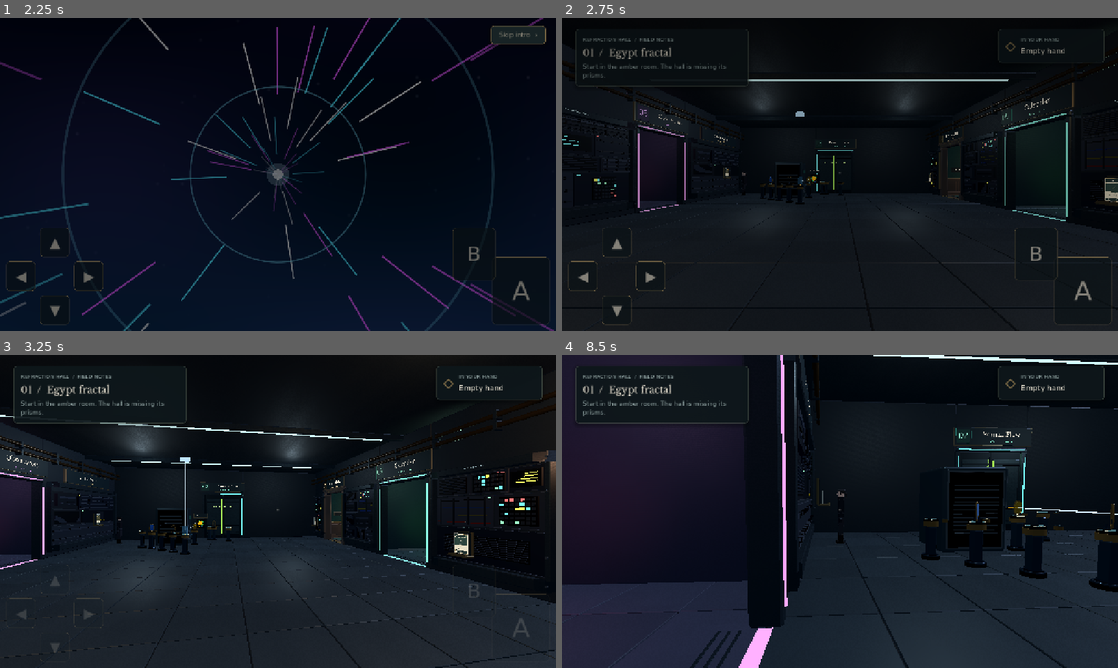
Above: before the commit, frames 1-4 (two rows, left to right).
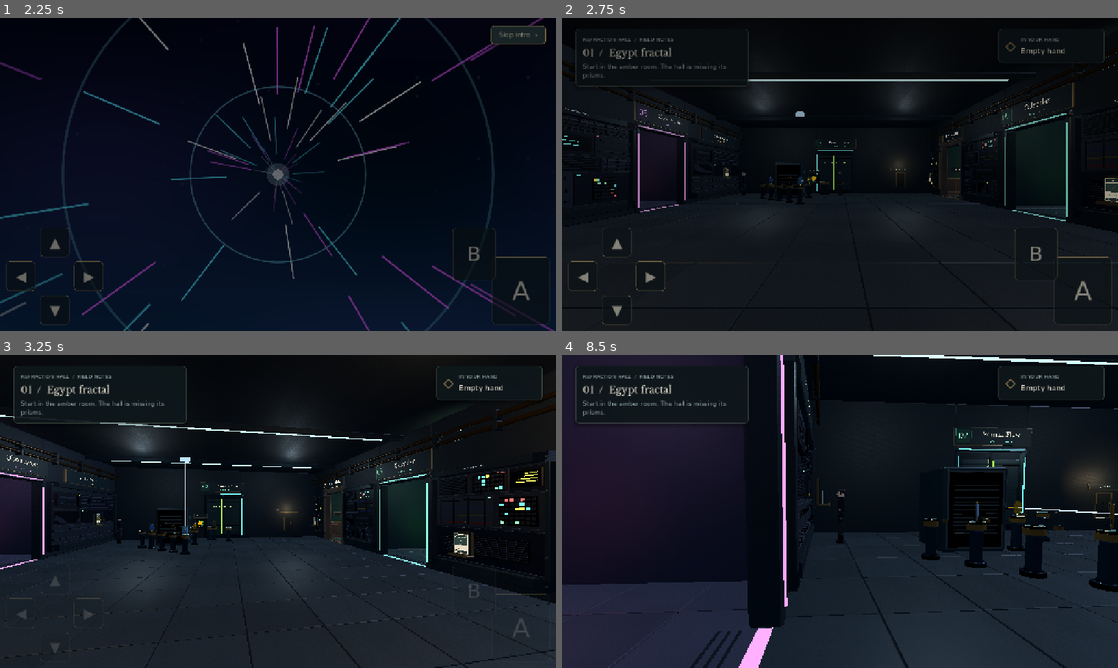
Above: after the commit, the same moments.

Repository: amberwhitehead/pass-the-game
Game: Godot game, scene res://scenes/title/title.tscn
Two runs of this game, one before a commit and one after it. Both use one fixed random seed, a clock stepped at 60 frames per second and the inputs below.
Inputs (mouse positions are in pixels of both pictures, inside the frame that each line leads up to):
- Up to frame 1 (2.25 s): click "New game" at 0.5 s; click "Skip intro ›" at 1.25 s; click "Skip intro ›" at 2 s
- Up to frame 2 (2.75 s): no input
- Up to frame 3 (3.25 s): tap Enter at 2.75 s; move the mouse to (400, 495) at 2.77 s; hold Right (move_right) from 2.78 s (still down); hold E (interact) from 2.78 s (still down); click (400, 495) at 2.92 s; tap Space (jump) at 3.02 s; tap G at 3.05 s
- Up to frame 4 (8.5 s): move the mouse to (812, 511) at 3.52 s; release Right (move_right) at 3.53 s; release E (interact) at 3.53 s; hold W (move_up) 3.53-8.03 s; tap G at 3.6, 6.05, 6.6 s; click (812, 511) at 3.67 s; tap Space (jump) at 3.77, 5.27, 6.02, 6.77, 8, 8.27 s; tap Enter at 3.8, 4.35, 6.8, 7.35 s; move the mouse to (851, 505) at 4.27 s; click (851, 505) at 4.42 s; tap F at 4.55, 5.1, 7.55, 8.1 s; move the mouse to (834, 517) at 5.02 s; click (834, 517) at 5.17 s; tap E (interact) at 5.3, 8.3 s; move the mouse to (878, 514) at 5.77 s; hold E (interact) 5.78-6.53 s; click (878, 514) at 5.92 s; move the mouse to (795, 508) at 6.52 s; click (795, 508) at 6.67 s; move the mouse to (845, 511) at 7.27 s; click (845, 511) at 7.42 s; move the mouse to (817, 505) at 8.02 s; hold Right (move_right) from 8.03 s (still down); click (817, 505) at 8.17 s

Frame 1 is identical in both runs. In frame 2, less than 0.1% of the frame differs, in the area x 59-62%, y 45-54%; in frame 3, 0.3%; in frame 4, 0.7%, in the area x 90-100%, y 34-53%.

Commit message:
Add a secret-room Easter egg below the hall
An unusual brass-framed panel with a handle sits on the hall's east
wall near the south-east corner, lit, under the inscription "Not every
room has a number." Inspecting it with the normal Interact control moves
the player to a small empty room far below the hall, facing two signs,
beside a "Return to the hall" panel that brings them back.

The move happens in the physics step with collision untouched: velocity
and held input are cleared, interpolation reset, and the player's
position, facing and pitch restored on return (or the hall entrance if
that spot is blocked). Visits are scene-local; saves, carried items and
progress are untouched. The room is left empty for future developers.

Co-Authored-By: Claude Opus 5.5 <noreply@anthropic.com>

Diff:
--- /dev/null
+++ b/godot/scenes/escape/secret_room.gd
@@ -0,0 +1,175 @@
+extends Node3D
+## An optional Easter egg: an unusual panel on the hall's east wall, near the south-east
+## corner, under the inscription "Not every room has a number." Inspecting it moves the
+## player to a small room far below the hall; a panel there returns them.
+##
+## The room is deliberately empty for future developers to build on: add to `room`
+## (local origin = the room's floor centre). Visits are scene-local; nothing is saved.
+## Teleports happen in the physics step with collision untouched; the player's
+## position, facing and pitch are remembered and restored, or the hall entrance is used
+## if that spot is blocked.
+
+const Geometry := preload("res://scenes/escape/hub_geometry.gd")
+const Sign := preload("res://ui/world_sign.gd")
+
+## Panel on the east wall's inner face, south of Door 2, facing into the hall.
+const PANEL_AT := Vector3(10.86, 0, 5.4)
+const PANEL_YAW := -PI / 2
+## The room sits well below the hall floor (which is solid and 0.24 m thick).
+const ROOM_AT := Vector3(0, -6, 0)
+const ROOM_HALF := 3.0
+const ROOM_HEIGHT := 3.2
+const ARRIVAL := Vector3(0, 0.02, 1.5)  # Room-local: clear of every wall, facing the signs.
+const ARRIVAL_YAW := 0.0  # Facing -Z, the north wall with the signs.
+const HALL_ENTRANCE := {"position": Vector3(-9.5, 0.02, 0.4), "yaw": -PI / 2, "pitch": 0.0}
+
+var inside := false
+var entrance: Interactable
+var exit: Interactable
+var room: Node3D
+var _player: Player
+var _pending := 0  # +1 go in, -1 come back, applied in the next physics step.
+var _return := {}
+
+
+func configure(player: Player) -> void:
+	_player = player
+
+
+func _ready() -> void:
+	name = "SecretRoom"
+	_build_entrance()
+	_build_room()
+
+
+func _physics_process(_delta: float) -> void:
+	if _pending == 0 or not is_instance_valid(_player):
+		return
+	var going_in := _pending > 0
+	_pending = 0
+	if going_in:
+		_return = {"position": _player.global_position, "yaw": _player.rotation.y,
+			"pitch": _player.camera.rotation.x}
+		_place(room.to_global(ARRIVAL), ARRIVAL_YAW, 0.0)
+		inside = true
+	else:
+		var spot: Dictionary = _return
+		if spot.is_empty() or _blocked(spot.position + Vector3.UP * .02):
+			spot = HALL_ENTRANCE
+		_place(spot.position + Vector3.UP * .02, spot.yaw, spot.pitch)
+		inside = false
+
+
+func _place(at: Vector3, yaw: float, pitch: float) -> void:
+	_player.global_position = at
+	_player.rotation.y = yaw
+	_player.camera.rotation.x = pitch
+	_player.velocity = Vector3.ZERO
+	_player._look_finger = -1
+	_player.suppress_held_inputs()  # A key held through the move does nothing until released.
+	_player.reset_physics_interpolation()
+
+
+## True if the player's own capsule would overlap solid geometry at `at`.
+func _blocked(at: Vector3) -> bool:
+	var collider := _player.get_node("Shape") as CollisionShape3D
+	var query := PhysicsShapeQueryParameters3D.new()
+	query.shape = collider.shape
+	query.transform = Transform3D(Basis.IDENTITY, at + collider.position)
+	query.exclude = [_player.get_rid()]
+	query.collide_with_areas = false
+	return not get_world_3d().direct_space_state.intersect_shape(query, 1).is_empty()
+
+
+func _request(direction: int) -> void:
+	if _pending == 0:
+		_pending = direction
+
+
+func _build_entrance() -> void:
+	var corner := Node3D.new()
+	corner.name = "UnusualPanel"
+	corner.position = PANEL_AT
+	corner.rotation.y = PANEL_YAW
+	add_child(corner)
+	entrance = _panel(corner, "Inspect unusual panel", 1)
+	Sign.plaque(corner, "Not every room has a number.", "", Vector3(0, 2.0, .05), Vector2(1.7, .3), Sign.GOLD)
+	# Short range: enough to light the corner, not through the Brothers' wall 2.6 m away.
+	Geometry.lamp(corner, Vector3(0, 2.4, .7), Color(1.0, .88, .7), 2.4, .9)
+
+
+func _build_room() -> void:
+	room = Node3D.new()
+	room.name = "EasterEggRoom"
+	room.position = ROOM_AT
+	add_child(room)
+	var floor := Geometry.material(Color(0.045, 0.065, 0.08), 0.4)
+	var tile := Geometry.surface(Color(0.20, 0.235, 0.245), 0.42, .51)
+	var wall := Geometry.surface(Color(0.10, 0.13, 0.15), 0.3, .62)
+	Geometry.floor_tiles(room, Vector3.ZERO, Vector2(ROOM_HALF * 2, ROOM_HALF * 2), floor, tile)
+	for side in [-1.0, 1.0]:
+		Geometry.box(room, Vector3(side * (ROOM_HALF + .12), ROOM_HEIGHT / 2, 0),
+			Vector3(.25, ROOM_HEIGHT, ROOM_HALF * 2 + .5), wall, true)
+		Geometry.box(room, Vector3(0, ROOM_HEIGHT / 2, side * (ROOM_HALF + .12)),
+			Vector3(ROOM_HALF * 2 + .5, ROOM_HEIGHT, .25), wall, true)
+	Geometry.box(room, Vector3(0, ROOM_HEIGHT + .12, 0), Vector3(ROOM_HALF * 2 + .5, .25, ROOM_HALF * 2 + .5), wall, true)
+	# Lights cast no shadows here, so the range stays short of the hall floor 6 m above.
+	Geometry.lamp(room, Vector3(0, 1.6, 0), Color(.9, .92, 1.0), 4.8, 1.4)
+	var back := -ROOM_HALF + .01  # The north wall's inner face.
+	Sign.plaque(room, "You found an Easter Egg!", "", Vector3(-.6, 2.05, back), Vector2(3.4, .6), Sign.GOLD)
+	Sign.plaque(room, "This room should be developed by other developers.", "", Vector3(-.6, 1.3, back), Vector2(3.4, .42), Sign.GOLD)
+	var way_out := Node3D.new()
+	way_out.name = "ReturnPanel"
+	way_out.position = Vector3(2.05, 0, back)
+	room.add_child(way_out)
+	exit = _panel(way_out, "Return to the hall", -1)
+	Sign.plaque(way_out, "Return to the hall", "", Vector3(0, 1.95, .05), Vector2(1.1, .3), Sign.GOLD)
+
+
+## A recessed brass-framed panel with a handle; local +Z faces the player.
+func _panel(parent: Node3D, prompt: String, direction: int) -> Interactable:
+	var panel := SecretPanel.new()
+	panel.prompt = prompt
+	panel.interacted.connect(_request.bind(direction))
+	parent.add_child(panel)
+	return panel
+
+
+class SecretPanel extends Interactable:
+	const Geometry := preload("res://scenes/escape/hub_geometry.gd")
+	const Sign := preload("res://ui/world_sign.gd")
+	var _frame: Array[MeshInstance3D] = []
+	var _focus: Vector3
+
+	func _ready() -> void:
+		super()
+		collision_layer = 1
+		collision_mask = 0
+		monitoring = false
+		var bounds := CollisionShape3D.new()
+		var box := BoxShape3D.new()
+		box.size = Vector3(.8, 1.2, .3)
+		bounds.shape = box
+		bounds.position = Vector3(0, 1.15, .2)  # In front of the wall, so line of sight reaches it.
+		add_child(bounds)
+		var dark := Geometry.surface(Color("101a1d"), .3, .7)
+		Geometry.box(self, Vector3(0, 1.15, .02), Vector3(.7, 1.1, .03), dark)
+		for edge: Array in [[Vector3(0, 1.72, .045), Vector3(.8, .05, .04)], [Vector3(0, .58, .045), Vector3(.8, .05, .04)],
+				[Vector3(-.375, 1.15, .045), Vector3(.05, 1.19, .04)], [Vector3(.375, 1.15, .045), Vector3(.05, 1.19, .04)]]:
+			var strip := Geometry.box(self, edge[0], edge[1], Geometry.material(Color("8c7448"), .72))
+			_frame.append(strip)
+		# A recessed seam and a pull handle: the shape, not just the colour, sets it apart.
+		Geometry.box(self, Vector3(0, 1.15, .04), Vector3(.012, 1.0, .01), Geometry.material(Color("05090a")))
+		Geometry.box(self, Vector3(.22, 1.15, .1), Vector3(.035, .3, .035), Geometry.material(Color("b89a5e"), .8))
+		for y in [1.02, 1.28]:
+			Geometry.box(self, Vector3(.22, y, .07), Vector3(.03, .03, .06), Geometry.material(Color("b89a5e"), .8))
+
+	func get_focus_position() -> Vector3:
+		return to_global(Vector3(0, 1.15, .12))
+
+	func _on_focus_changed(value: bool) -> void:
+		for strip in _frame:
+			var material := strip.material_override as StandardMaterial3D
+			material.emission_enabled = value
+			material.emission = Sign.GOLD
+			material.emission_energy_multiplier = .45
--- a/godot/scenes/room/room.gd
+++ b/godot/scenes/room/room.gd
@@ -10,6 +10,7 @@
 const HUD := preload("res://scenes/escape/hub_hud.gd")
 const Soundscape := preload("res://audio/hub_soundscape.gd")
 const CardCache := preload("res://scenes/escape/card_cache.gd")
+const SecretRoom := preload("res://scenes/escape/secret_room.gd")
 
 @onready var _player: Player = $Player
 var inventory: Node
@@ -48,6 +49,9 @@
 	optics.message.connect(hud.notify)
 	add_child(optics)
 	_create_rewards()
+	var secret := SecretRoom.new()
+	secret.configure(_player)
+	add_child(secret)
 	var held := HeldVisual.new()
 	held.configure(inventory, _player.camera)
 	if held.get_parent() == null:
--- /dev/null
+++ b/godot/tests/secret_room_test.gd
@@ -0,0 +1,222 @@
+extends "res://tests/test_suite.gd"
+## The Easter egg in the real hall with real key events: the panel and its inscription
+## are where a player can reach them, the normal prompt and Interact (including a
+## remapped key) enter, the arrival is clear and faces the exact signs, a held key does
+## not bounce back, pause works inside, Return restores position and view (or the safe
+## entrance when blocked), carried items and progress survive, and repeat visits work.
+
+const KeyBindings := preload("res://autoload/key_bindings.gd")
+var _checks := 0
+var _failures := 0
+var _room: Node3D
+var _player: Player
+var _secret: Node3D
+var _menu: CanvasLayer
+
+
+func _initialize() -> void:
+	_run.call_deferred()
+
+
+func _run() -> void:
+	root.size = Vector2i(1280, 720)
+	_menu = root.get_node("PauseMenu")
+	root.get_node("Game").set_flag("room_visited")
+	_room = load("res://scenes/room/room.tscn").instantiate()
+	root.add_child(_room)
+	current_scene = _room
+	_player = _room.get_node("Player")
+	_secret = _room.get_node("SecretRoom")
+	await _physics(5)
+	_layout()
+	await _enter_and_return()
+	await _held_and_pause()
+	await _blocked_return()
+	await _remapped_and_repeat()
+	KeyBindings.apply(KeyBindings.defaults())
+	print("Secret room: %d checks, %d failures" % [_checks, _failures])
+	quit(1 if _failures else 0)
+
+
+func _layout() -> void:
+	var labels := _labels(_secret)
+	_expect("Not every room has a number." in labels, "The inscription reads exactly")
+	_expect("You found an Easter Egg!" in labels and "This room should be developed by other developers." in labels,
+		"Both room signs read exactly")
+	_expect("Return to the hall" in labels and _secret.exit.prompt == "Return to the hall", "The return panel is labelled")
+	_expect(_secret.entrance.prompt == "Inspect unusual panel", "The entrance prompt")
+	_expect(_secret.room.global_position.y <= -6.0, "The room is far below the hall floor")
+	var panel_top: Vector3 = _secret.entrance.get_focus_position()
+	_expect(panel_top.x < 10.86 and absf(panel_top.y - 1.15) < .01, "The panel's focus point is in front of the wall at chest height")
+	for label: Label3D in _all_labels(_secret):
+		_expect(not label.no_depth_test, "Sign '%s' is depth-tested" % label.text.left(24))
+	_expect(not Game.flags.has("secret_room"), "Nothing about the room is saved")
+
+
+func _enter_and_return() -> void:
+	_room.inventory.held_item = "prism"
+	var flags_before: Dictionary = Game.flags.duplicate(true)
+	await _stand_at_panel(Vector3(9.3, 0, 5.4), -0.2)
+	_expect(_player.target == _secret.entrance, "Standing 1.5 m from the panel targets it")
+	await _physics(2)
+	_expect(_room.hud._prompt.visible and _secret.entrance.prompt in _room.hud._prompt.title.text,
+		"The normal prompt shows 'Inspect unusual panel'")
+	var before := {"position": _player.global_position, "yaw": _player.rotation.y, "pitch": _player.camera.rotation.x}
+	await _tap(KEY_E)
+	await _physics(3)
+	_expect(_secret.inside and _player.global_position.y < -5.5, "Interact enters the room")
+	_expect(is_equal_approx(_player.rotation.y, 0.0) and is_zero_approx(_player.camera.rotation.x), "Arrival faces the signs")
+	_expect(_player.velocity.length() < .5 and _player.is_on_floor(), "Arrival stands still on the room's floor")
+	_expect(_player.target != _secret.exit, "The return panel is not targeted on arrival")
+	# Walk about: walls are solid.
+	await _hold(KEY_A, 90)
+	_expect(absf(_player.global_position.x) < 2.7 and _player.global_position.y < -5.5, "Walls stop the player inside the room")
+	await _walk_to_exit()
+	_expect(_player.target == _secret.exit, "The return panel can be reached and targeted")
+	await _tap(KEY_E)
+	await _physics(3)
+	_expect(not _secret.inside and _player.global_position.distance_to(before.position) < .1,
+		"Return puts the player back where they were")
+	_expect(is_equal_approx(_player.rotation.y, before.yaw) and is_equal_approx(_player.camera.rotation.x, before.pitch),
+		"Return restores the facing and pitch")
+	await _physics(20)
+	_expect(_player.is_on_floor() and absf(_player.global_position.y) < .05, "The hall floor holds after returning")
+	_expect(_room.inventory.held_item == "prism" and Game.flags == flags_before, "Carried item and progress are unchanged")
+	_room.inventory.held_item = ""
+
+
+func _held_and_pause() -> void:
+	await _stand_at_panel(Vector3(9.3, 0, 5.4), -0.2)
+	await _key(KEY_E, true)
+	await _physics(3)
+	for repeat in 10:  # Holding E sends repeats, never a fresh press.
+		await _key(KEY_E, true, true)
+	await _physics(5)
+	_expect(_secret.inside, "Holding Interact through entry does not bounce back")
+	await _key(KEY_E, false)
+	await _tap(KEY_ESCAPE)
+	_expect(_menu.is_open() and paused, "Pause works inside the room")
+	var at := _player.global_position
+	await _physics(10)
+	await _tap(KEY_ESCAPE)
+	await _physics(3)
+	_expect(not paused and _secret.inside and _player.global_position.distance_to(at) < .05,
+		"Resuming keeps the player in the room")
+	await _walk_to_exit()
+	await _tap(KEY_E)
+	await _physics(3)
+	_expect(not _secret.inside, "Return still works after pausing")
+
+
+func _blocked_return() -> void:
+	await _stand_at_panel(Vector3(9.3, 0, 5.4), -0.2)
+	var spot := _player.global_position
+	await _tap(KEY_E)
+	await _physics(3)
+	var block := StaticBody3D.new()
+	var shape := CollisionShape3D.new()
+	var box := BoxShape3D.new()
+	box.size = Vector3(1, 2, 1)
+	shape.shape = box
+	block.add_child(shape)
+	block.position = spot + Vector3.UP
+	_room.add_child(block)
+	await _physics(2)
+	await _walk_to_exit()
+	await _tap(KEY_E)
+	await _physics(3)
+	_expect(not _secret.inside and _player.global_position.distance_to(Vector3(-9.5, 0, .4)) < .1,
+		"A blocked return spot sends the player to the hall entrance")
+	block.queue_free()
+	await _physics(2)
+
+
+func _remapped_and_repeat() -> void:
+	var bindings := KeyBindings.defaults()
+	bindings.interact = [KEY_G, KEY_ENTER, KEY_F]
+	KeyBindings.apply(bindings)
+	await _stand_at_panel(Vector3(9.3, 0, 5.4), -0.2)
+	await _tap(KEY_E)
+	await _physics(3)
+	_expect(not _secret.inside, "The replaced E key no longer opens the panel")
+	await _tap(KEY_G)
+	await _physics(3)
+	_expect(_secret.inside, "The remapped Interact key opens the panel")
+	await _walk_to_exit()
+	await _tap(KEY_G)
+	await _physics(3)
+	_expect(not _secret.inside, "The remapped key returns too")
+	for visit in 2:
+		await _stand_at_panel(Vector3(9.3, 0, 5.4), -0.2)
+		await _tap(KEY_G)
+		await _physics(3)
+		await _walk_to_exit()
+		await _tap(KEY_G)
+		await _physics(3)
+	_expect(not _secret.inside and _player.global_position.y > -1.0, "Repeat visits come and go cleanly")
+
+
+func _stand_at_panel(at: Vector3, pitch: float) -> void:
+	_player.global_position = at
+	_player.velocity = Vector3.ZERO
+	var to: Vector3 = _secret.entrance.get_focus_position() - at
+	_player.rotation.y = atan2(-to.x, -to.z)
+	_player.camera.rotation.x = pitch
+	await _physics(6)
+
+
+func _walk_to_exit() -> void:
+	var stand: Vector3 = _secret.exit.get_focus_position() + Vector3(0, 0, 1.4)
+	stand.y = _secret.room.global_position.y
+	_player.global_position = stand
+	_player.velocity = Vector3.ZERO
+	_player.rotation.y = 0.0
+	_player.camera.rotation.x = -0.2
+	await _physics(6)
+
+
+func _labels(node: Node) -> PackedStringArray:
+	var found: PackedStringArray = []
+	for label: Label3D in _all_labels(node):
+		found.append(label.text)
+	return found
+
+
+func _all_labels(node: Node) -> Array[Label3D]:
+	var found: Array[Label3D] = []
+	for child in node.find_children("*", "Label3D", true, false):
+		found.append(child as Label3D)
+	return found
+
+
+func _key(key: Key, pressed: bool, echo := false) -> void:
+	var event := InputEventKey.new()
+	event.physical_keycode = key
+	event.keycode = key
+	event.pressed = pressed
+	event.echo = echo
+	Input.parse_input_event(event)
+	await _physics(2)
+
+
+func _tap(key: Key) -> void:
+	await _key(key, true)
+	await _key(key, false)
+
+
+func _hold(key: Key, ticks: int) -> void:
+	await _key(key, true)
+	await _physics(ticks)
+	await _key(key, false)
+
+
+func _physics(count: int) -> void:
+	for tick in count:
+		await physics_frame
+
+
+func _expect(condition: bool, description: String) -> void:
+	_checks += 1
+	if not condition:
+		_failures += 1
+		push_error(description)
Not shown, added: godot/scenes/escape/secret_room.gd.uid
Not shown, added: godot/tests/secret_room_test.gd.uid
